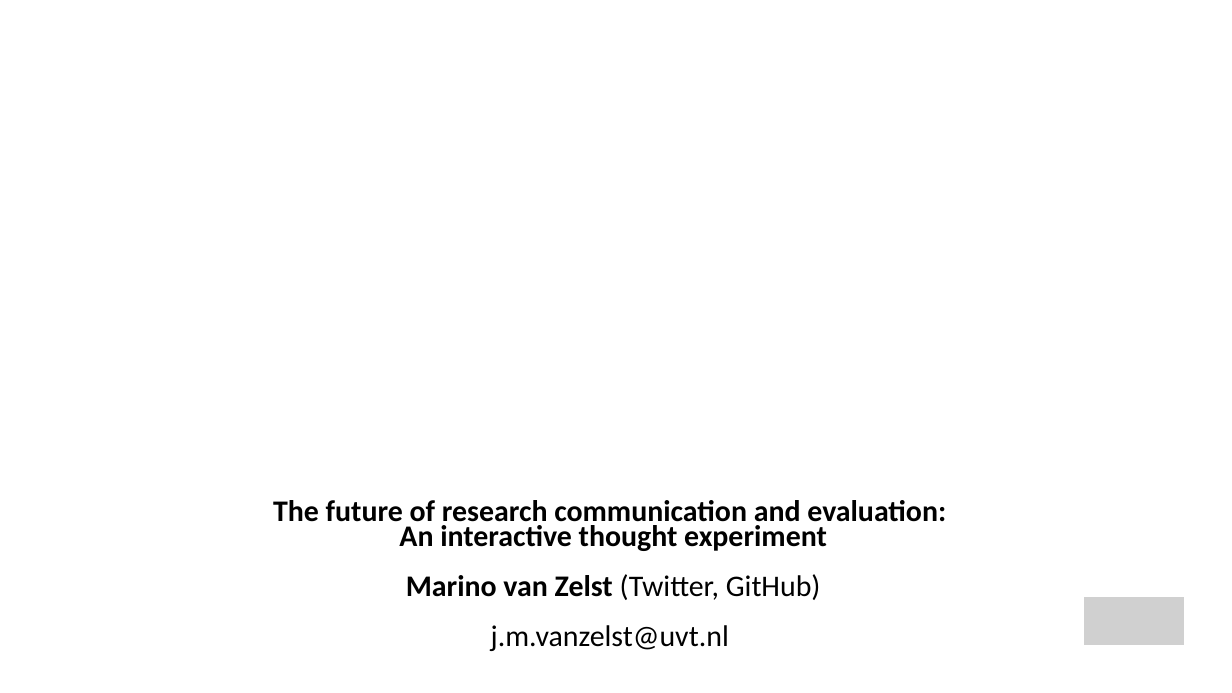
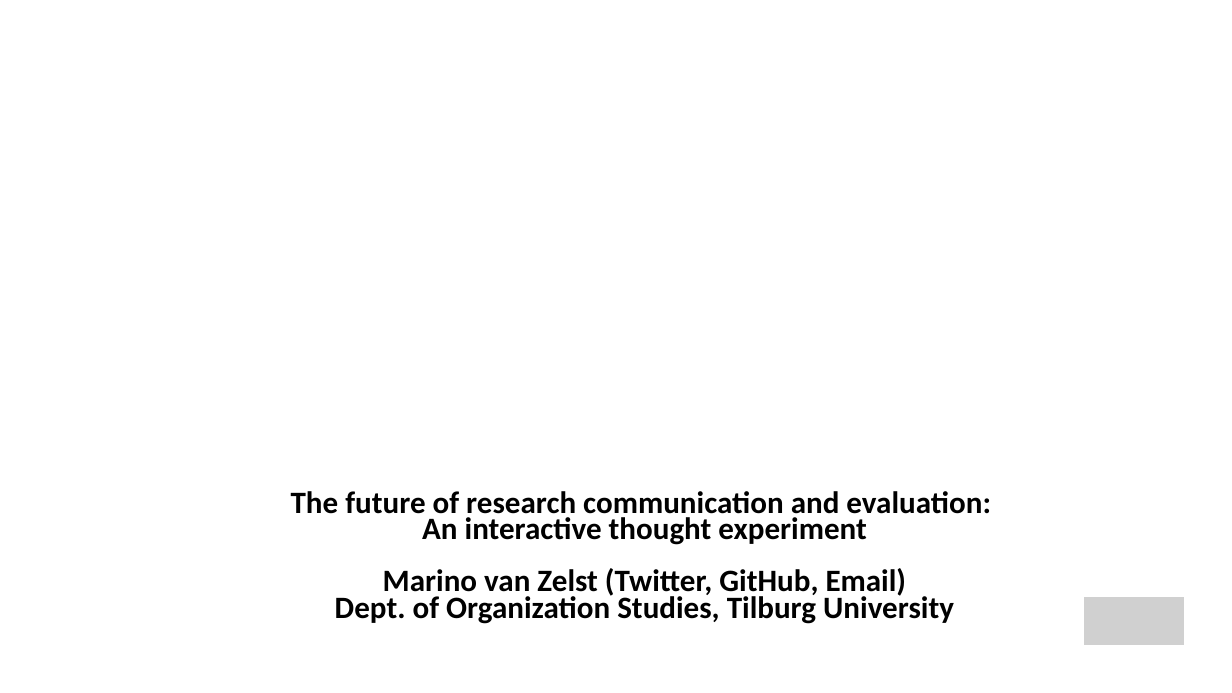
Before and after one commit to mzelst/talks, a slide deck: slide 1 of 2018/20181122neurogradschool/The future of research communication and evaluation.odp. Drawn at 1232x693 pixels with LibreOffice and Linux fonts; fonts in the diff are those of the drawing; grey boxes stand for pictures. Boxes give left, top, right and bottom in pixels: in the first picture for what was removed or moved away, otherwise in the second. Text is boxed around its words. In the diff, an @@ line names an element or a change of style, - is before the commit and + after.

Commit message:
Finalize presentation.

```diff
--- a/2018/20181122neurogradschool/The future of research communication and evaluation.odp
+++ b/2018/20181122neurogradschool/The future of research communication and evaluation.odp
@@ title at (x1=291, y1=491, x2=991, y2=624): text changed; size 23.3 to 24.2 pt @@
-The future of research communication and evaluation:
-An interactive thought experiment
-Marino van Zelst (Twitter, GitHub)
-j.m.vanzelst@uvt.nl
+The future of research communication and evaluation:
+An interactive thought experiment
+Marino van Zelst (Twitter, GitHub, Email)
+Dept. of Organization Studies, Tilburg University
```
Also in this commit, not shown: 1 other file.
